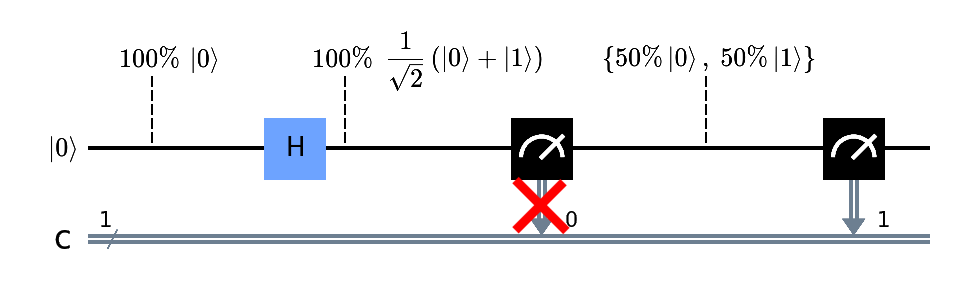
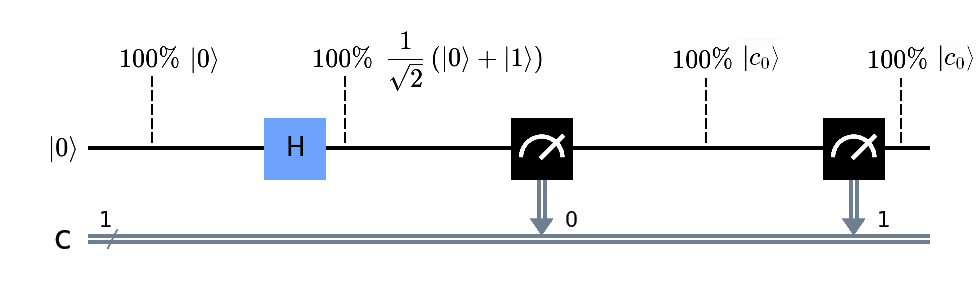
The second w=979, h=300 image is a revision of the first. Changes to its layers:
showed "Pasted Layer #3", painted on it over [603, 37, 976, 143]
hid "Pasted Layer #2", painted on it over [603, 37, 970, 143]
hid "Layer #1" over [512, 176, 570, 235]
